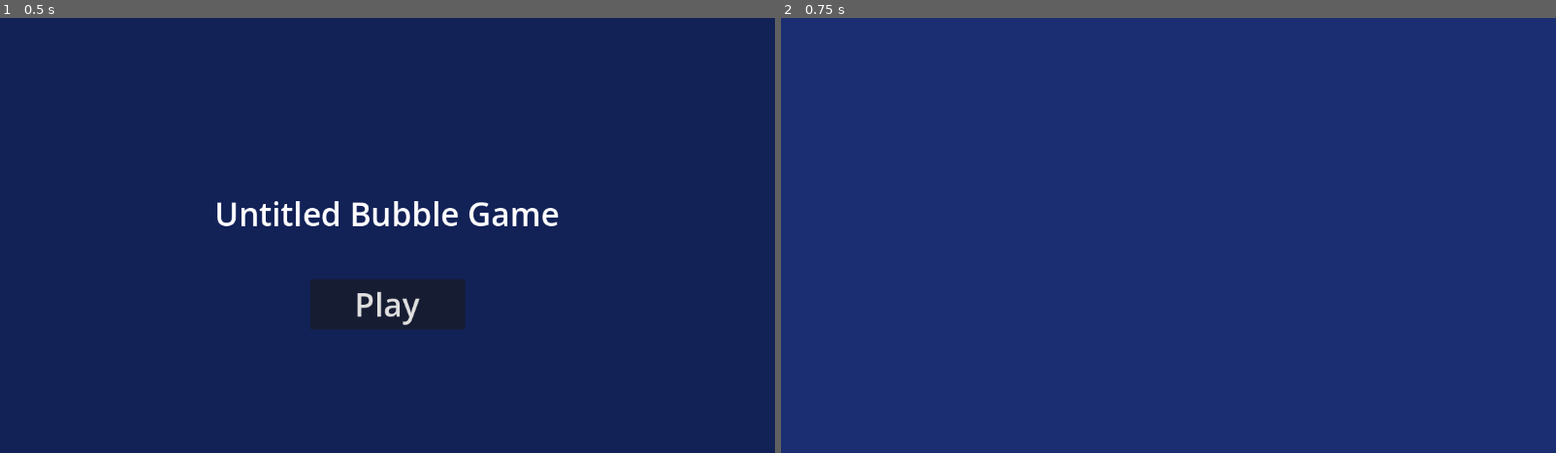
Above: before the commit, frames 1-2 (left to right).
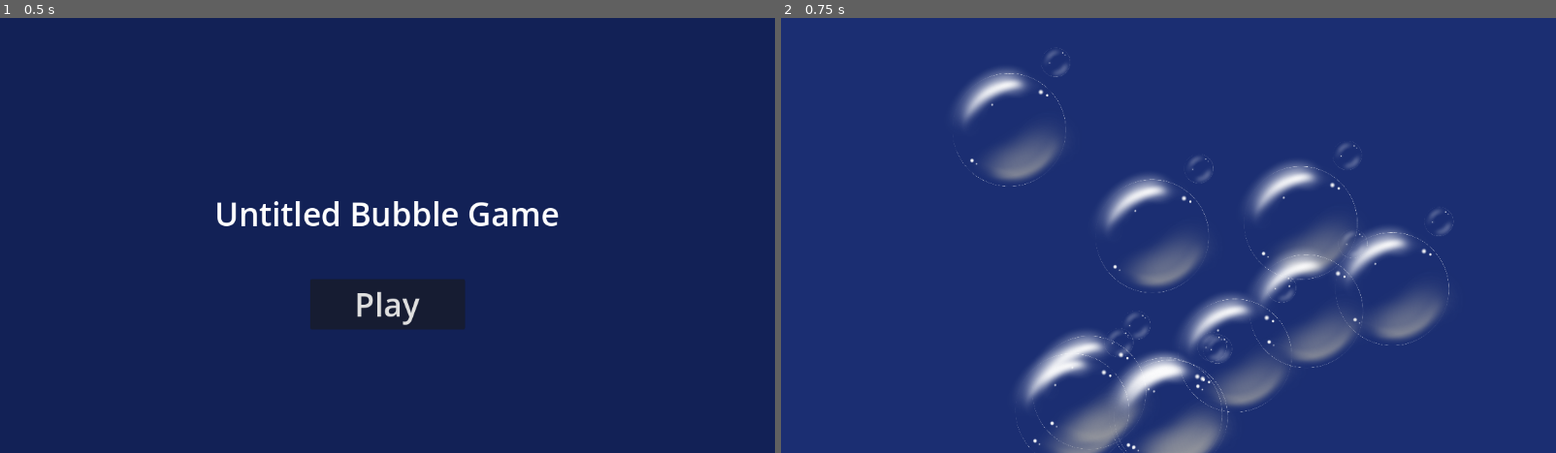
Above: after the commit, the same moments.

Repository: KaterynaKateryna/GlobalGameJam2025-Bubble
Game: Godot game, scene res://src/Scenes/start_screen.tscn
Same seed, same stepped clock (60 frames per second), same inputs: the game is played once before the commit and once after it.
Inputs:
- Up to frame 1 (0.5 s): no input
- Up to frame 2 (0.75 s): click "Play" at 0.5 s

Frame 1 is identical in both runs. In frame 2, 12% of the frame differs, in the area x 22-87%, y 7-100%.

Commit message:
add bubbles

Diff:
--- a/project.godot
+++ b/project.godot
@@ -11,7 +11,7 @@
 [application]
 
 config/name="GGJ2025-Bubble"
-run/main_scene="res://src/Scenes/start_screen.tscn"
+run/main_scene="res://src/scenes/start_screen.tscn"
 config/features=PackedStringArray("4.3", "Mobile")
 config/icon="res://icon.svg"
 
--- a/src/Scenes/game_screen.tscn
+++ b/src/Scenes/game_screen.tscn
@@ -1,4 +1,6 @@
-[gd_scene format=3 uid="uid://rkrb4lohwjvx"]
+[gd_scene load_steps=2 format=3 uid="uid://rkrb4lohwjvx"]
+
+[ext_resource type="Script" path="res://src/scenes/game_screen.gd" id="1_o8eum"]
 
 [node name="GameScreen" type="Control"]
 layout_mode = 3
@@ -7,6 +9,7 @@
 anchor_bottom = 1.0
 grow_horizontal = 2
 grow_vertical = 2
+script = ExtResource("1_o8eum")
 
 [node name="ColorRect" type="ColorRect" parent="."]
 layout_mode = 1
--- a/src/Scenes/start_screen.gd
+++ b/src/Scenes/start_screen.gd
@@ -1,4 +1,4 @@
 extends Control
 
 func _on_button_button_up() -> void:
-	get_tree().change_scene_to_file("res://src/Scenes/game_screen.tscn")
+	get_tree().change_scene_to_file("res://src/scenes/game_screen.tscn")
--- a/src/Scenes/start_screen.tscn
+++ b/src/Scenes/start_screen.tscn
@@ -1,6 +1,6 @@
 [gd_scene load_steps=2 format=3 uid="uid://0sxg1xod8ndv"]
 
-[ext_resource type="Script" path="res://src/Scenes/start_screen.gd" id="1_e1qkf"]
+[ext_resource type="Script" path="res://src/scenes/start_screen.gd" id="1_e1qkf"]
 
 [node name="StartScreen" type="Control"]
 layout_mode = 3
--- /dev/null
+++ b/src/objects/Bubble.tscn
@@ -0,0 +1,9 @@
+[gd_scene load_steps=2 format=3 uid="uid://b8qg05mdm1fc4"]
+
+[ext_resource type="Texture2D" uid="uid://dvgvduewao17m" path="res://assets/images/Bubble_1.png" id="1_j3bwt"]
+
+[node name="Bubble" type="Node2D"]
+
+[node name="Sprite2D" type="Sprite2D" parent="."]
+scale = Vector2(0.2, 0.2)
+texture = ExtResource("1_j3bwt")
--- /dev/null
+++ b/src/scenes/game_screen.gd
@@ -0,0 +1,23 @@
+extends Control
+
+var bubble_scene = preload("res://src/objects/Bubble.tscn")
+
+# Called when the node enters the scene tree for the first time.
+func _ready() -> void:
+	var screen_size = get_viewport().get_visible_rect().size
+
+	var min_x = 0
+	var max_x = screen_size.x
+	var min_y = 0
+	var max_y = screen_size.y
+
+	for i in range(10):
+		var bubble = bubble_scene.instantiate()
+		var random_position = Vector2(randf_range(min_x, max_x), randf_range(min_y, max_y))
+		bubble.position = random_position
+		add_child(bubble)
+
+
+# Called every frame. 'delta' is the elapsed time since the previous frame.
+func _process(delta: float) -> void:
+	pass
Binary file added: assets/images/Bubble_1.png
Not shown, added: assets/images/Bubble_1.png.import
Binary file added: assets/images/bubble.png
Not shown, added: assets/images/bubble.png.import
